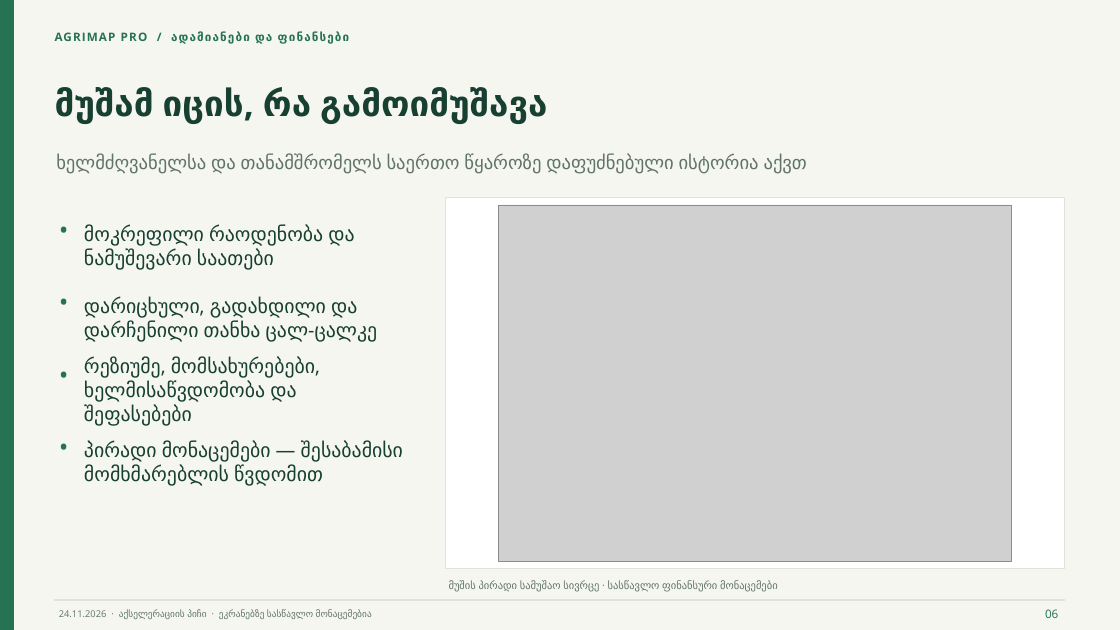
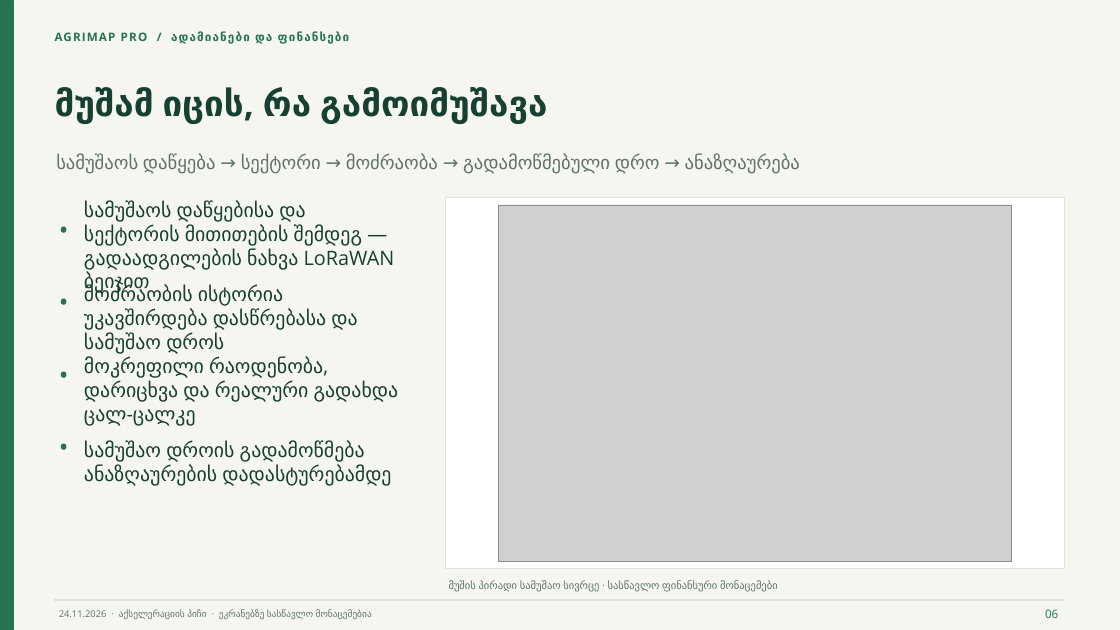
Before and after one commit to nishno/arimap-pro, a slide deck: slide 6 of documents/presentations/accelerator-ka/AgriMap-Pro-Accelerator-Pitch-ka.pptx. Drawn at 1120x630 pixels with LibreOffice and Linux fonts; fonts in the diff are those of the drawing; grey boxes stand for pictures. Boxes give left, top, right and bottom in pixels: in the first picture for what was removed or moved away, otherwise in the second. Text is boxed around its words. In the diff, an @@ line names an element or a change of style, - is before the commit and + after.

```diff
--- a/documents/presentations/accelerator-ka/AgriMap-Pro-Accelerator-Pitch-ka.pptx
+++ b/documents/presentations/accelerator-ka/AgriMap-Pro-Accelerator-Pitch-ka.pptx
@@ text at (x1=56, y1=154, x2=800, y2=174): text changed @@
-ხელმძღვანელსა და თანამშრომელს საერთო წყაროზე დაფუძნებული ისტორია აქვთ
+სამუშაოს დაწყება → სექტორი → მოძრაობა → გადამოწმებული დრო → ანაზღაურება
@@ text at (x1=84, y1=201, x2=395, y2=270): text changed @@
-მოკრეფილი რაოდენობა და ნამუშევარი საათები
+სამუშაოს დაწყებისა და სექტორის მითითების შემდეგ — გადაადგილების ნახვა LoRaWAN ბეიჯით
@@ text at (x1=84, y1=285, x2=357, y2=354): text changed @@
-დარიცხული, გადახდილი და დარჩენილი თანხა ცალ-ცალკე
+მოძრაობის ისტორია უკავშირდება დასწრებასა და სამუშაო დროს
@@ text at (x1=84, y1=357, x2=399, y2=426): text changed @@
-რეზიუმე, მომსახურებები, ხელმისაწვდომობა და შეფასებები
+მოკრეფილი რაოდენობა, დარიცხვა და რეალური გადახდა ცალ-ცალკე
@@ text at (x1=84, y1=442, x2=391, y2=486): text changed @@
-პირადი მონაცემები — შესაბამისი მომხმარებლის წვდომით
+სამუშაო დროის გადამოწმება ანაზღაურების დადასტურებამდე
```
Also in this commit, not shown: 2 other slides changed, 12 other files.
